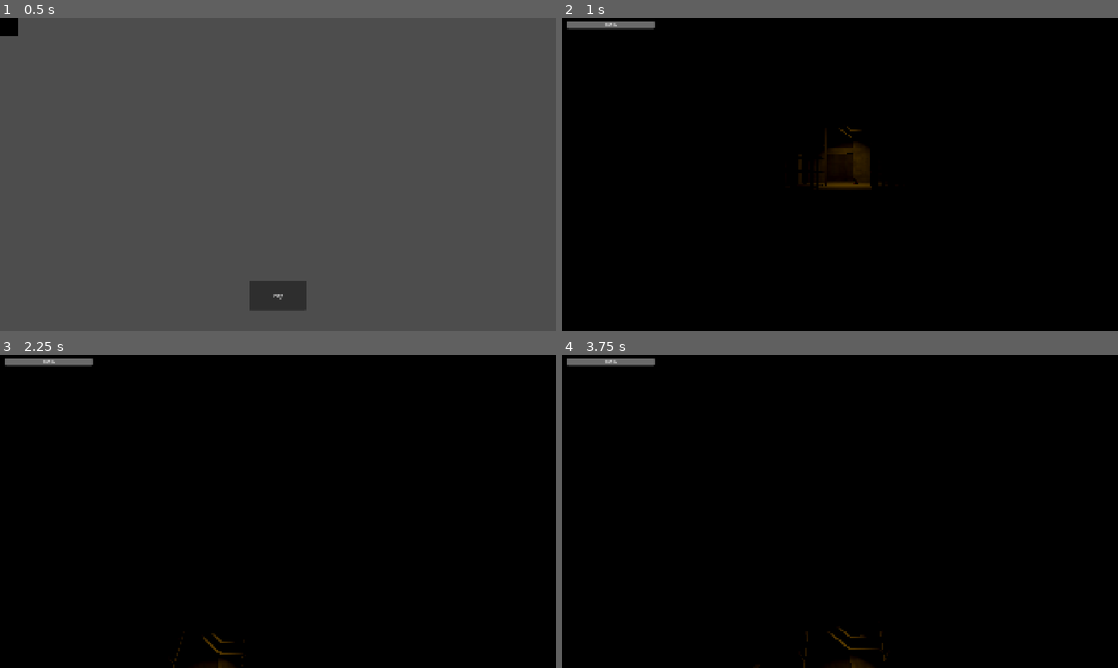
Above: before the commit, frames 1-4 (two rows, left to right).
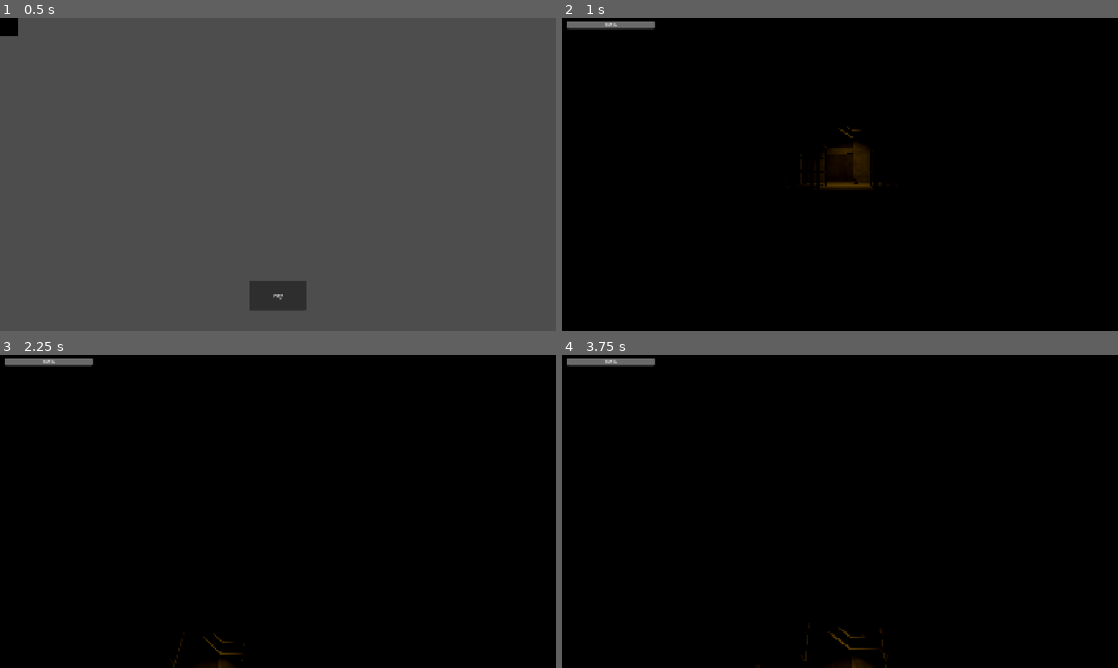
Above: after the commit, the same moments.

Repository: edclo74/The_Call
Game: Godot game, scene res://Scenes/poo.tscn
Two runs of this game, one before a commit and one after it. Both use one fixed random seed, a clock stepped at 60 frames per second and the inputs below. Video files are missing from this copy of the repository; at most half a second of black plays in their place.
Inputs (mouse positions are in pixels of both pictures, inside the frame that each line leads up to):
- Up to frame 1 (0.5 s): no input
- Up to frame 2 (1 s): click "Play" at 0.5 s
- Up to frame 3 (2.25 s): tap Enter at 1.25 s; move the mouse to (272, 517) at 1.27 s; hold W (move_forward) from 1.28 s (still down); tap E (Use) at 1.35 s; tap F (flashlight) at 1.55, 2.1 s; tap Space at 2 s; move the mouse to (316, 514) at 2.02 s
- Up to frame 4 (3.75 s): tap E (Use) at 2.3, 2.85 s; move the mouse to (795, 508) at 2.77 s; tap F (flashlight) at 3.05, 3.6 s; move the mouse to (845, 511) at 3.52 s; release W (move_forward) at 3.53 s; hold A (move_left) from 3.53 s (still down)

Frame 1 is identical in both runs. In frame 2, less than 0.1% of the frame differs, in the area x 42-56%, y 35-55%; in frame 3, less than 0.1%; in frame 4, less than 0.1%.

Commit message:
added flashlight click and other stuff

Diff:
--- a/Scenes/PlayerController.tscn
+++ b/Scenes/PlayerController.tscn
@@ -4,6 +4,44 @@
 [ext_resource type="Script" uid="uid://6bsvigauc3dq" path="res://Scenes/spot_light_3d.gd" id="2_crrsd"]
 [ext_resource type="PackedScene" uid="uid://d1m5agl1nhlaf" path="res://pause_menu.tscn" id="2_rrwoe"]
 [ext_resource type="Texture2D" uid="uid://bsyplpt1gen3b" path="res://Sprite-0001-frame0-2.png" id="3_rrwoe"]
+[ext_resource type="AudioStream" uid="uid://b2ev35ll474le" path="res://Audio/flashlight_click.mp3" id="5_a8u7r"]
+
+[sub_resource type="Animation" id="Animation_rrwoe"]
+length = 0.001
+tracks/0/type = "value"
+tracks/0/imported = false
+tracks/0/enabled = true
+tracks/0/path = NodePath(".:color")
+tracks/0/interp = 1
+tracks/0/loop_wrap = true
+tracks/0/keys = {
+"times": PackedFloat32Array(0),
+"transitions": PackedFloat32Array(1),
+"update": 0,
+"values": [Color(0, 0, 0, 0)]
+}
+
+[sub_resource type="Animation" id="Animation_a8u7r"]
+resource_name = "new_animation"
+length = 10.266666
+tracks/0/type = "value"
+tracks/0/imported = false
+tracks/0/enabled = true
+tracks/0/path = NodePath(".:color")
+tracks/0/interp = 1
+tracks/0/loop_wrap = true
+tracks/0/keys = {
+"times": PackedFloat32Array(0, 0.20000002, 0.4, 0.53333336, 0.6666667, 0.8),
+"transitions": PackedFloat32Array(1, 1, 1, 1, 1, 1),
+"update": 0,
+"values": [Color(0, 0, 0, 1), Color(0, 0, 0, 0.85882354), Color(0, 0, 0, 0.69803923), Color(0, 0, 0, 0.6156863), Color(0, 0, 0, 0.3372549), Color(0, 0, 0, 0)]
+}
+
+[sub_resource type="AnimationLibrary" id="AnimationLibrary_4lww5"]
+_data = {
+&"RESET": SubResource("Animation_rrwoe"),
+&"new_animation": SubResource("Animation_a8u7r")
+}
 
 [sub_resource type="CapsuleMesh" id="CapsuleMesh_b052v"]
 
@@ -26,6 +64,18 @@
 script = ExtResource("1_eplni")
 
 [node name="CanvasLayer" type="CanvasLayer" parent="." unique_id=506792744]
+
+[node name="ColorRect" type="ColorRect" parent="CanvasLayer" unique_id=2027474402]
+anchors_preset = 15
+anchor_right = 1.0
+anchor_bottom = 1.0
+grow_horizontal = 2
+grow_vertical = 2
+mouse_filter = 2
+color = Color(0, 0, 0, 0)
+
+[node name="fade_black" type="AnimationPlayer" parent="CanvasLayer/ColorRect" unique_id=1734555333]
+libraries/ = SubResource("AnimationLibrary_4lww5")
 
 [node name="PauseMenu" parent="CanvasLayer" unique_id=234391712 instance=ExtResource("2_rrwoe")]
 unique_name_in_owner = true
@@ -89,6 +139,9 @@
 sprite_frames = SubResource("SpriteFrames_a8u7r")
 animation = &"new_animation"
 
+[node name="flashlight_click" type="AudioStreamPlayer2D" parent="." unique_id=1835999622]
+stream = ExtResource("5_a8u7r")
+
 [connection signal="main_menu" from="CanvasLayer/PauseMenu" to="." method="_on_pause_menu_main_menu"]
 [connection signal="quit" from="CanvasLayer/PauseMenu" to="." method="_on_pause_menu_quit"]
 
--- a/Scenes/player_movement.tscn
+++ b/Scenes/player_movement.tscn
@@ -6,6 +6,7 @@
 [ext_resource type="PackedScene" uid="uid://6l3uof2boqkf" path="res://pickup.tscn" id="3_dfbmq"]
 [ext_resource type="PackedScene" uid="uid://gx7gwuihk8we" path="res://batteries.tscn" id="5_jfama"]
 [ext_resource type="PackedScene" uid="uid://doalbd37ld0oh" path="res://Scenes/Eddy Sucks.glb" id="6_nntdv"]
+[ext_resource type="PackedScene" uid="uid://dxjyb0a1h14oj" path="res://Scenes/generator_interact.tscn" id="7_hjxs2"]
 
 [sub_resource type="ProceduralSkyMaterial" id="ProceduralSkyMaterial_yrei1"]
 sky_horizon_color = Color(0.66224277, 0.6717428, 0.6867428, 1)
@@ -51,7 +52,7 @@
 transform = Transform3D(0.615, 0, 0, 0, 0.615, 0, 0, 0, 0.615, 190.3191, 119.94441, 55.426712)
 
 [node name="Anvil_Export_Temp" parent="." unique_id=128475273 instance=ExtResource("6_nntdv")]
-transform = Transform3D(1, 0, 0, 0, 1, 0, 0, 0, 1, 181.8902, 119.25256, 31.123127)
+transform = Transform3D(1, 0, 0, 0, 1, 0, 0, 0, 1, 181.85104, 119.25256, 31.130062)
 
 [node name="SpotLight3D" type="SpotLight3D" parent="." unique_id=885611657 groups=["indoor_lighting"]]
 transform = Transform3D(1, 0, 0, 0, -0.042050045, 0.9991155, 0, -0.9991155, -0.042050045, 191.63718, 136.19441, 57.677834)
@@ -100,3 +101,6 @@
 light_color = Color(0.65882355, 0.7176471, 0.84705883, 1)
 light_energy = 50.0
 spot_range = 19.309944
+
+[node name="Area3D" parent="." unique_id=974555 instance=ExtResource("7_hjxs2")]
+transform = Transform3D(1, 0, 0, 0, 1, 0, 0, 0, 1, 136.37012, 121.975006, 52.39496)
--- a/Scenes/spot_light_3d.gd
+++ b/Scenes/spot_light_3d.gd
@@ -3,6 +3,8 @@
 @onready var camera = $"../../Camera3D"
 @onready var flashlight = $"."
 @onready var player = $"../../"
+
+@onready var flashlight_click = $"../../flashlight_click"
 var hidden = true
 
 func enter_locker():
@@ -11,16 +13,27 @@
 func exit_locker():
 	hidden = false
 
+func _ready():
+	update_flashlight()
+
+func update_flashlight():
+	if Global.flashlight_on:
+		flashlight_click.volume_db = 0
+		flashlight_click.play()
+		flashlight.visible = true
+		flashlight.light_energy = 1.0
+	else:
+		flashlight_click.volume_db = -80
+		flashlight.visible = false
+		flashlight.light_energy = 0.0
+##FIX THIS GARBAGE HOLY I SUCK AT CODING
 func _process(_delta):
-	if Global.flashlight_on == false:
-		spot_range = 0
-	elif Global.flashlight_on == true:
-		spot_range = 12.895
 	if hidden == true:
 		flashlight.hide()
 	if hidden == false:
 		flashlight.show()
 	if Input.is_action_just_pressed("flashlight") and not player.is_hiding:
+		flashlight_click.play()
 		hidden = !hidden
 
 	if camera:
--- a/character_body_3d.gd
+++ b/character_body_3d.gd
@@ -18,7 +18,10 @@
 @onready var collection_tracker = $CanvasLayer/BoxContainer/CollectionTracker
 @onready var sprint_bar = $CanvasLayer/SprintBar
 @onready var locker = preload("res://Scenes/locker_scene.gd")
+@onready var flashlight_1 = $Hand/SpotLight3D
 @onready var hide_screen = $CanvasLayer/Hide
+@onready var fade_black = $CanvasLayer/ColorRect/fade_black
+@onready var flashlight_click = $flashlight_click
 # State
 var mouse_sensitivity: float = 0.002
 var menu_on: bool = false
@@ -28,6 +31,7 @@
 var current_stamina: float = 100.0
 var is_exhausted: bool = false
 var is_hiding: bool = false
+
 
 func _ready():
 	for light in get_tree().get_nodes_in_group("indoor_lighting"):
@@ -69,26 +73,33 @@
 			menu_instance.hide()
 			Input.set_mouse_mode(Input.MOUSE_MODE_CAPTURED)
 
-
 func unpause():
 	menu_instance.hide()
 	Input.set_mouse_mode(Input.MOUSE_MODE_CAPTURED)
 
 func check_ray_hit():
 	var collider = ray.get_collider()
-	print(collider)
-	if ray.is_colliding() and collider != null and collider.is_in_group("Batteries"):
+	if not ray.is_colliding() or collider == null:
+		interaction_notifier.visible = false
+		return
+	if collider.is_in_group("Batteries"):
 		interaction_notifier.visible = true
 		if Input.is_action_just_pressed("Use"):
 			collider.queue_free()
 			Global.flashlight_on = true
-	else:
-		interaction_notifier.visible = false
-	if ray.is_colliding() and collider != null and collider.is_in_group("Locker"):
+			flashlight_1.update_flashlight()
+	elif collider.is_in_group("Locker"):
 		interaction_notifier.visible = true
 		if Input.is_action_just_pressed("Use"):
+			fade_black.stop()
+			fade_black.play("new_animation")
 			flashlight.enter_locker()
 			collider.enter(player)
+	elif collider.is_in_group("generator_int"):
+		interaction_notifier.visible = true
+		if Input.is_action_just_pressed("Use"):
+			for light in get_tree().get_nodes_in_group("indoor_lighting"):
+				light.visible = true
 	else:
 		interaction_notifier.visible = false
 
@@ -134,6 +145,5 @@
 	velocity = target_velocity
 	move_and_slide()
 
-
 func _on_pause_menu_quit() -> void:
 	get_tree().quit()
Not shown, added: Audio/flashlight_click.mp3.import
Not shown, added: Audio/flashlight_click.mp3
